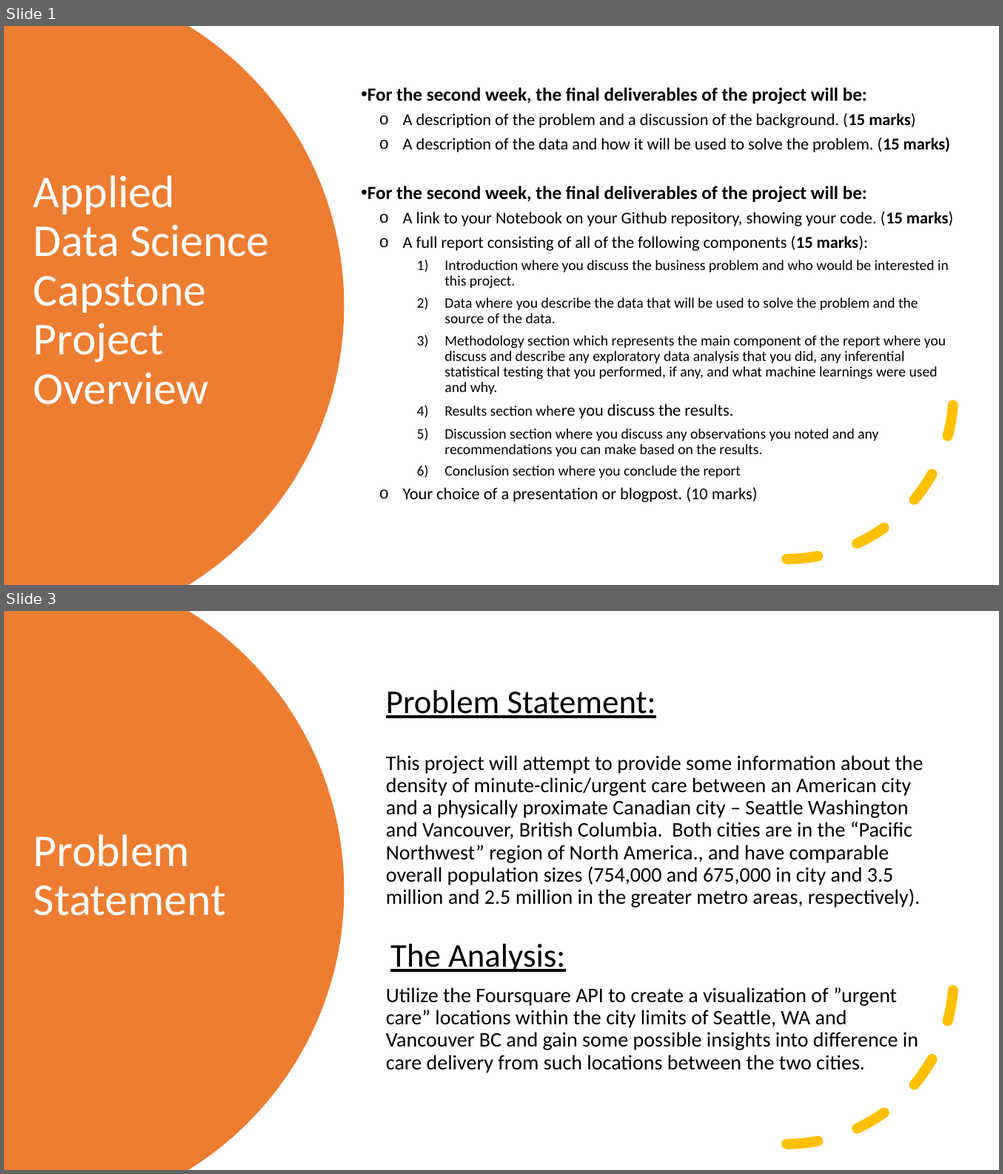
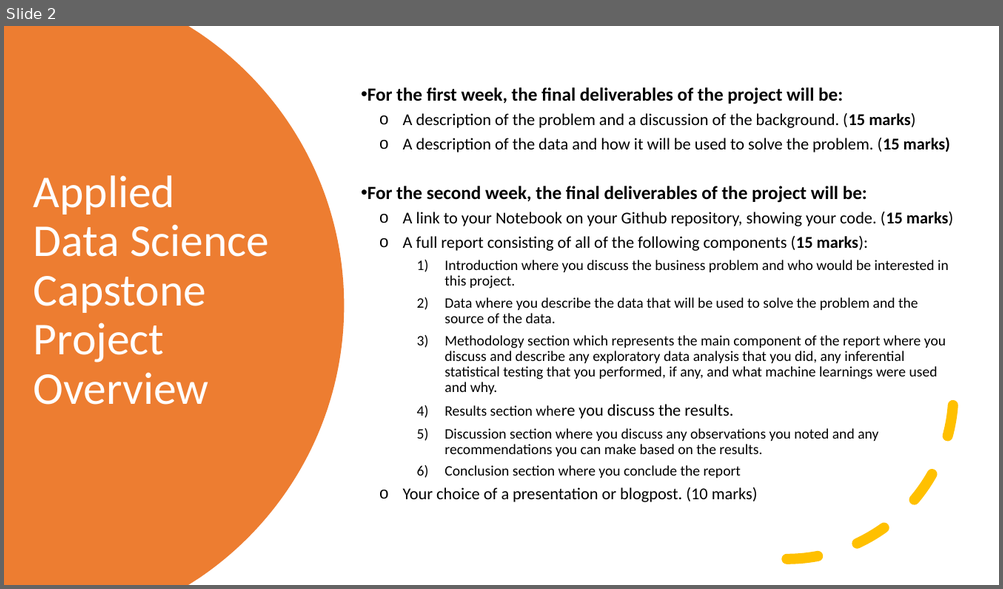
Before and after one commit to nmeljefe/Coursera_IBM_DataScience, a slide deck: IBM_DataScience_Capstone.pptx. Shown one above the other, each under a label of ours: slides 1 and 3 before the commit, slide 2 after it; the slides between them are not shown. The pictures are 1003x1174 and 1003x589 pixels, drawn with LibreOffice and Linux fonts; fonts in the diff are those of the drawing. Boxes give left, top, right and bottom in pixels: in the first picture for what was removed or moved away, otherwise in the second. Text is boxed around its words. In the diff, an @@ line names an element or a change of style, - is before the commit and + after.

Commit message:
Push of final Capstone project materials.

```diff
--- a/IBM_DataScience_Capstone.pptx
+++ b/IBM_DataScience_Capstone.pptx
@@ slide 3 removed at bbox=[4, 611, 999, 1170], background #FFFFFF @@
@@ freeform shape removed at bbox=[4, 611, 344, 1170] @@
@@ text removed at bbox=[386, 690, 923, 1073] @@
-Problem Statement:
-This project will attempt to provide some information about the density of minute-clinic/urgent care between an American city and a physically proximate Canadian city – Seattle Washington and Vancouver, British Columbia. Both cities are in the “Pacific Northwest” region of North America., and have comparable overall population sizes (754,000 and 675,000 in city and 3.5 million and 2.5 million in the greater metro areas, respectively).
-The Analysis:
-Utilize the Foursquare API to create a visualization of ”urgent care” locations within the city limits of Seattle, WA and Vancouver BC and gain some possible insights into difference in care delivery from such locations between the two cities.
@@ arc (boxed as its full ellipse) removed at bbox=[620, 812, 954, 1145] @@
@@ title removed at bbox=[34, 834, 226, 916] @@
-Problem Statement
@@ what was slide 1 is now slide 2 @@
@@ slide 2 changed as well @@
@@ text at bbox=[367, 87, 842, 104]: text changed @@
-• For the second week, the final deliverables of the project will be:
+• For the first week, the final deliverables of the project will be:
```
Also in this commit, not shown: 2 other slides changed, 12 slides added, 1 other file.
